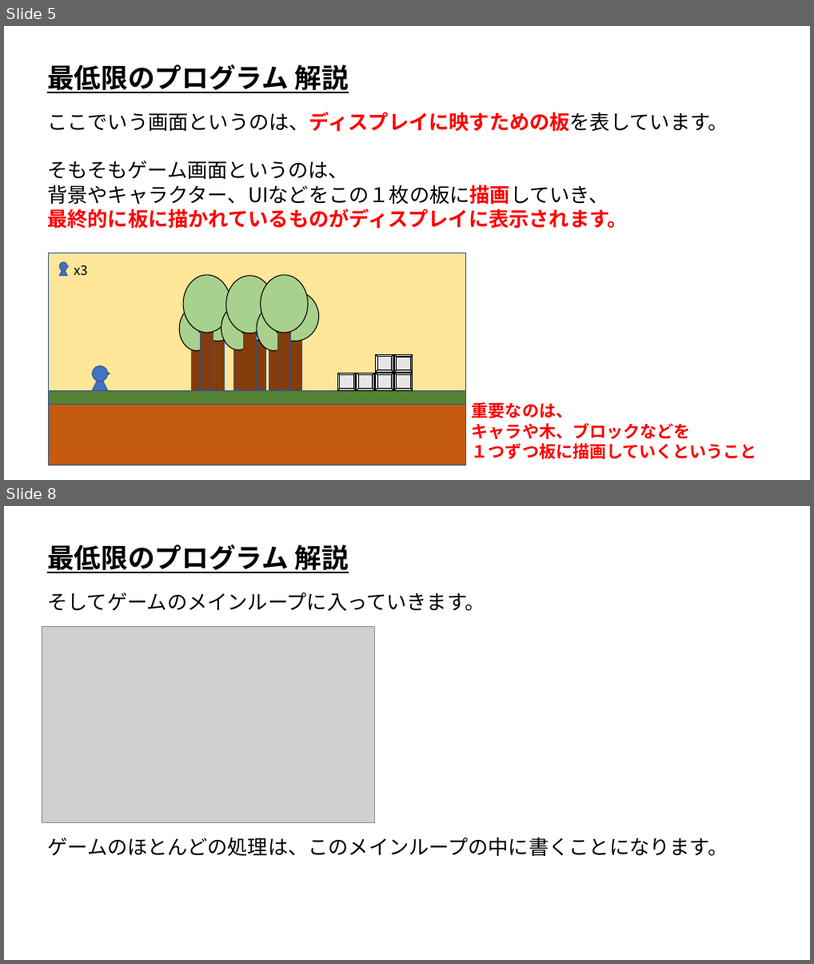
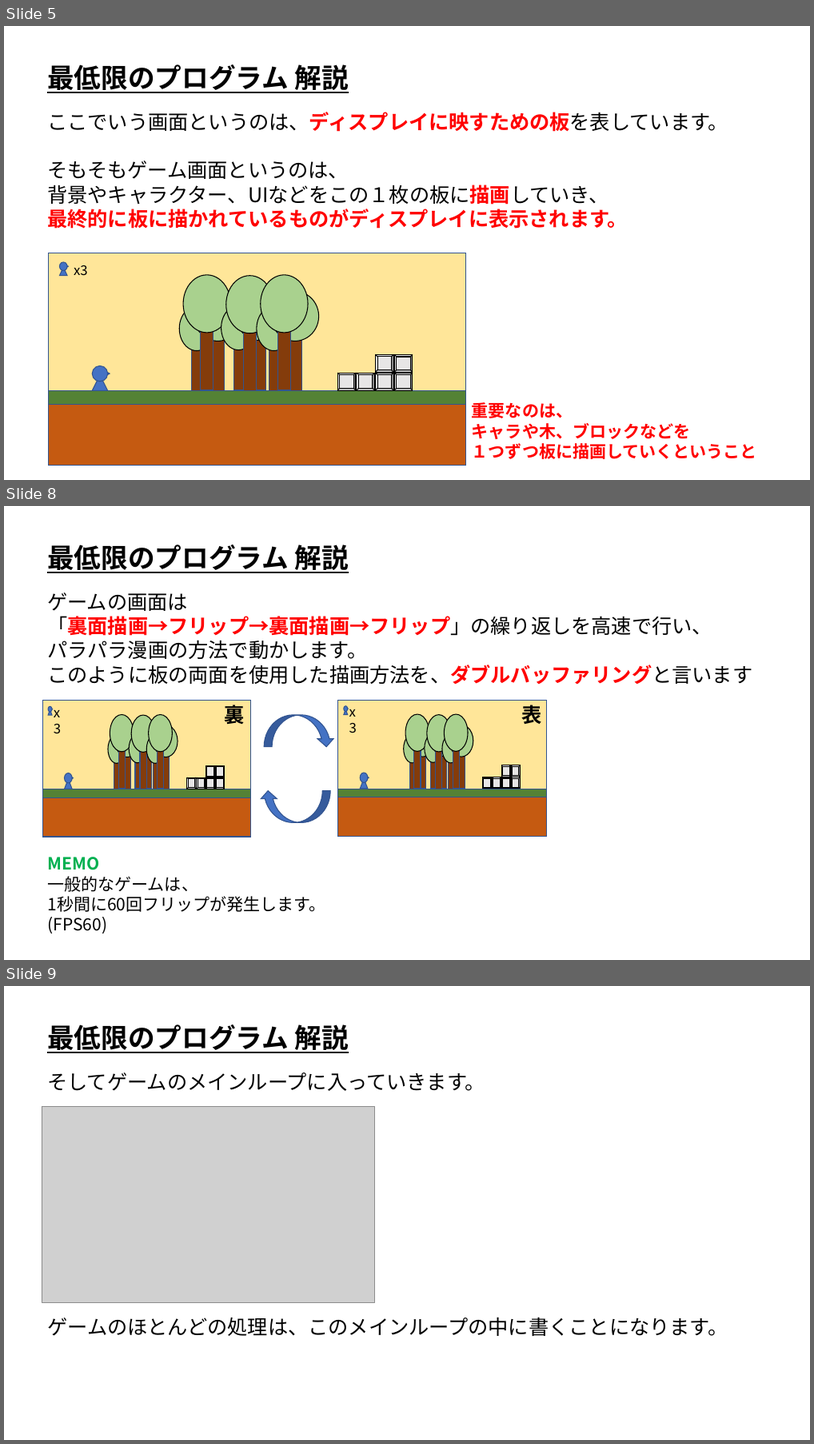
Before and after one commit to ArakiYusuke-Ohara/Textbook, a slide deck: ゲーム科1年/00_前期/ゲームプログラミングⅠ/02_ひな形(最低限のプログラム).pptx. Shown one above the other, each under a label of ours: slides 5 and 8 before the commit, slides 5, 8 and 9 after it; the slides between them are not shown. The pictures are 814x964 and 814x1444 pixels, drawn with LibreOffice and Linux fonts; fonts in the diff are those of the drawing; grey boxes stand for pictures. Boxes give left, top, right and bottom in pixels: in the first picture for what was removed or moved away, otherwise in the second. Text is boxed around its words. In the diff, an @@ line names an element or a change of style, - is before the commit and + after.

```diff
--- a/ゲーム科1年/00_前期/ゲームプログラミングⅠ/02_ひな形(最低限のプログラム).pptx
+++ b/ゲーム科1年/00_前期/ゲームプログラミングⅠ/02_ひな形(最低限のプログラム).pptx
@@ slide 8 added at <box>4,506,810,960</box>, background #FFFFFF @@
@@ text added at <box>47,540,349,576</box>, 32 pt, text #000000, bold, underline @@
+最低限のプログラム 解説
@@ text added at <box>47,592,753,684</box>, 24 pt, text #000000 @@
+ゲームの画面は
+「裏面描画→フリップ→裏面描画→フリップ」の繰り返しを高速で行い、
+パラパラ漫画の方法で動かします。
+このように板の両面を使用した描画方法を、ダブルバッファリングと言います
@@ text added at <box>225,702,245,728</box>, 24 pt, text #000000, bold @@
+裏
@@ curved down arrow added at <box>264,715,334,747</box>, fill #4472C4, outline #325491 1 pt @@
@@ text added at <box>522,704,542,724</box>, 24 pt, text #000000, bold @@
+表
@@ group added at <box>42,700,251,836</box>: 12 rectangles, 11 ellipses, 6 bevels, 4 triangles, 1 text @@
+x3
@@ group added at <box>338,700,547,836</box>: 12 rectangles, 11 ellipses, 6 bevels, 4 triangles, 1 text @@
+x3
@@ curved down arrow added at <box>261,790,330,822</box>, fill #4472C4, outline #325491 1 pt @@
@@ text added at <box>47,856,326,933</box>, 20 pt, text #000000 @@
+MEMO
+一般的なゲームは、
+1秒間に60回フリップが発生します。
+(FPS60)
@@ what was slide 8 is now slide 9 @@
```
Also in this commit, not shown: 5 slides changed, 1 other slide added, 9 other files.
